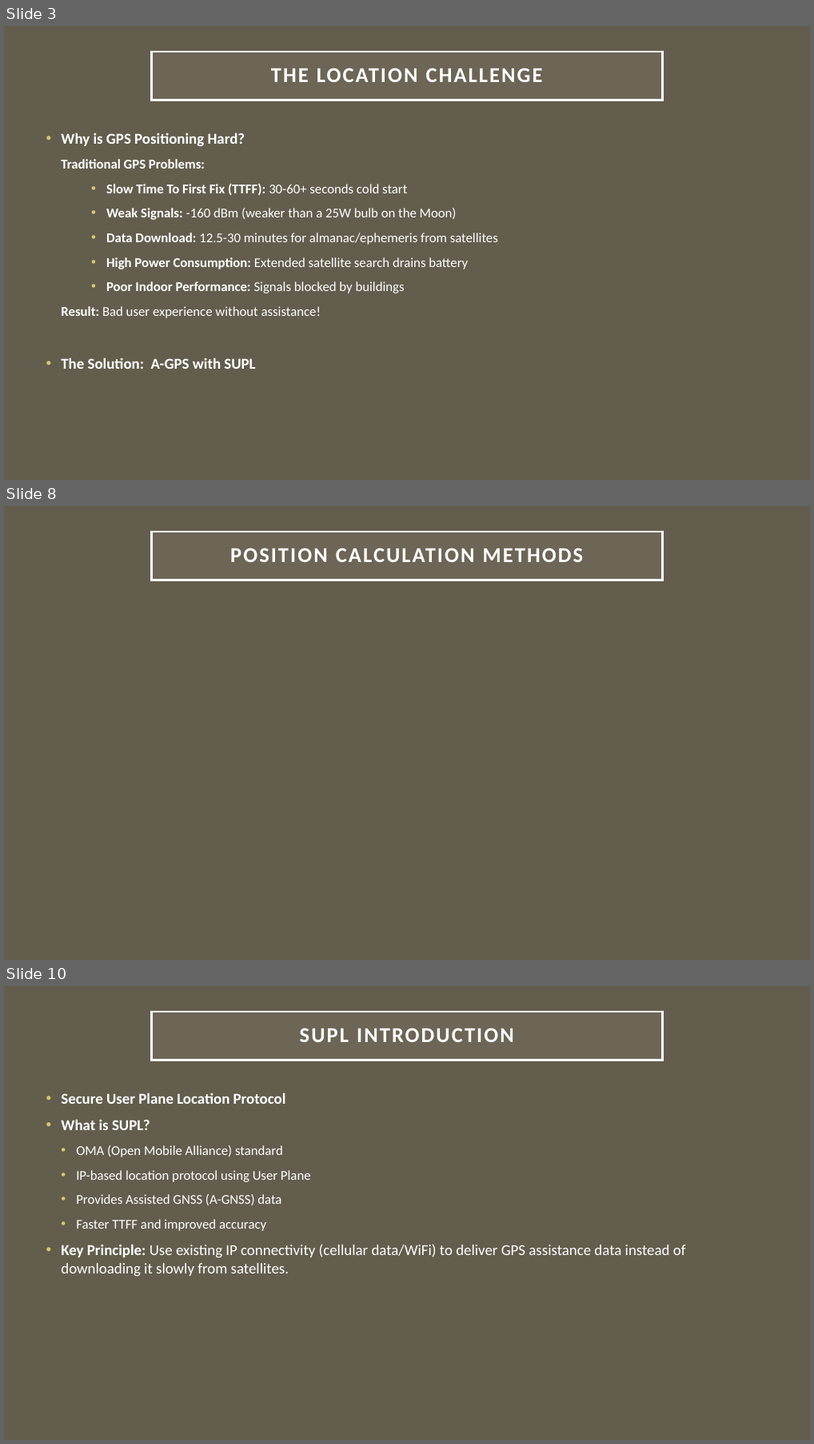
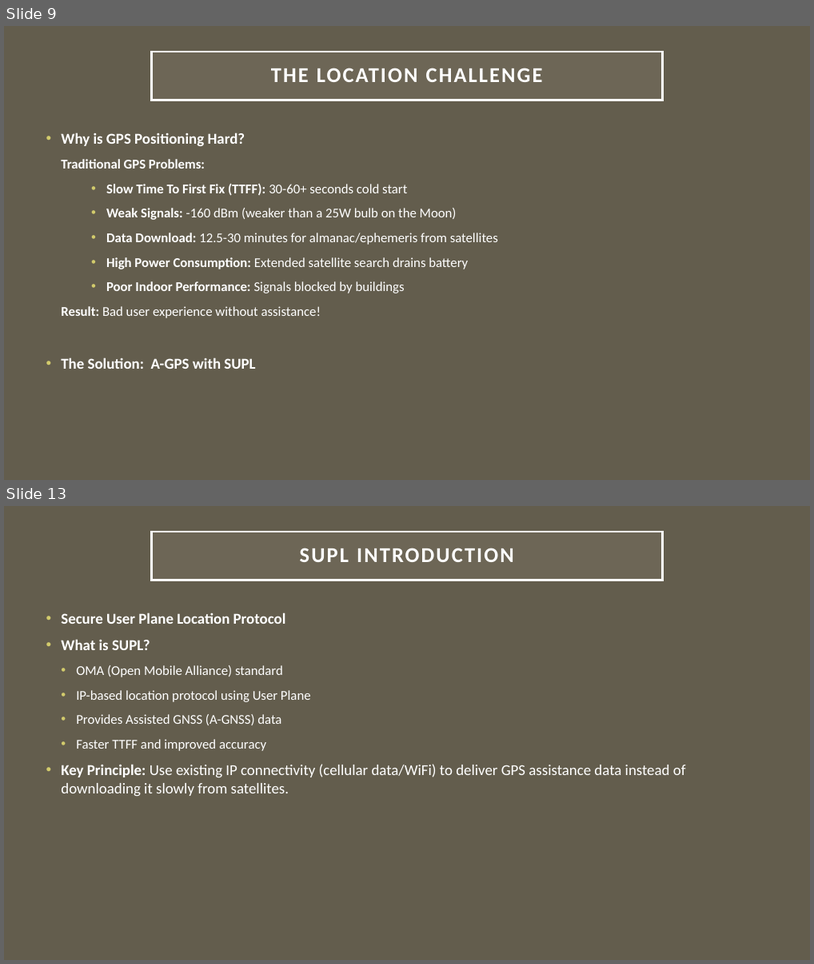
Before and after one commit to arkawick/AndroidPositioningArchitecture, a slide deck: PPT/Android Positioning Architecture Presentation.pptx. Shown one above the other, each under a label of ours: slides 3, 8 and 10 before the commit, slides 9 and 13 after it; the slides between them are not shown. The pictures are 814x1444 and 814x964 pixels, drawn with LibreOffice and Linux fonts; fonts in the diff are those of the drawing. Boxes give left, top, right and bottom in pixels: in the first picture for what was removed or moved away, otherwise in the second. Text is boxed around its words. In the diff, an @@ line names an element or a change of style, - is before the commit and + after.

```diff
--- a/PPT/Android Positioning Architecture Presentation.pptx
+++ b/PPT/Android Positioning Architecture Presentation.pptx
@@ slide 8 removed at bbox=[4, 506, 810, 960], background #635D4D @@
@@ title removed at bbox=[152, 532, 662, 580] @@
-POSITION CALCULATION METHODS
@@ what was slide 3 is now slide 9 @@
@@ what was slide 10 is now slide 13 @@
```
Also in this commit, not shown: 3 slides changed, 13 slides added, 2 other slides removed.
